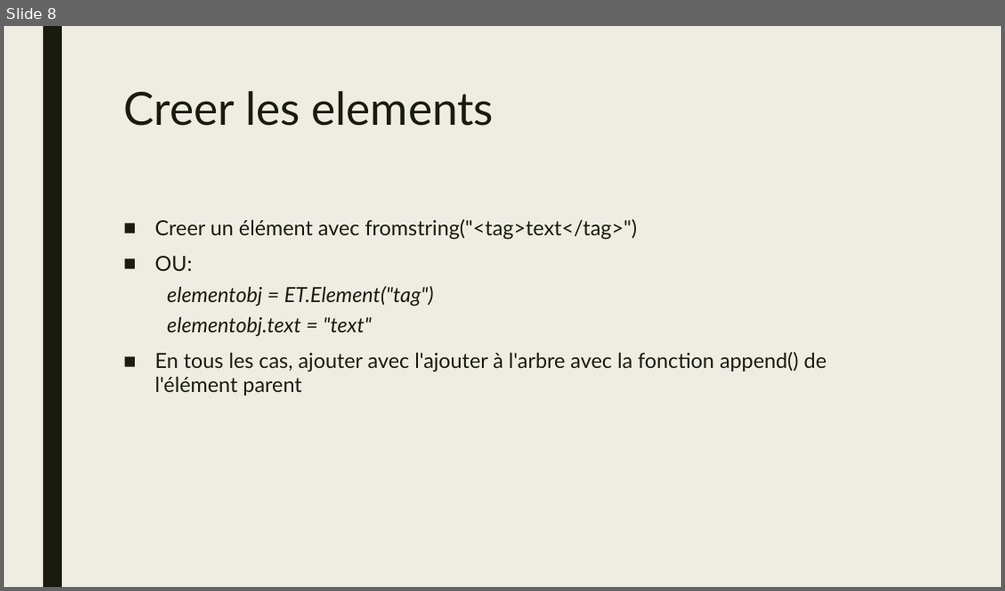
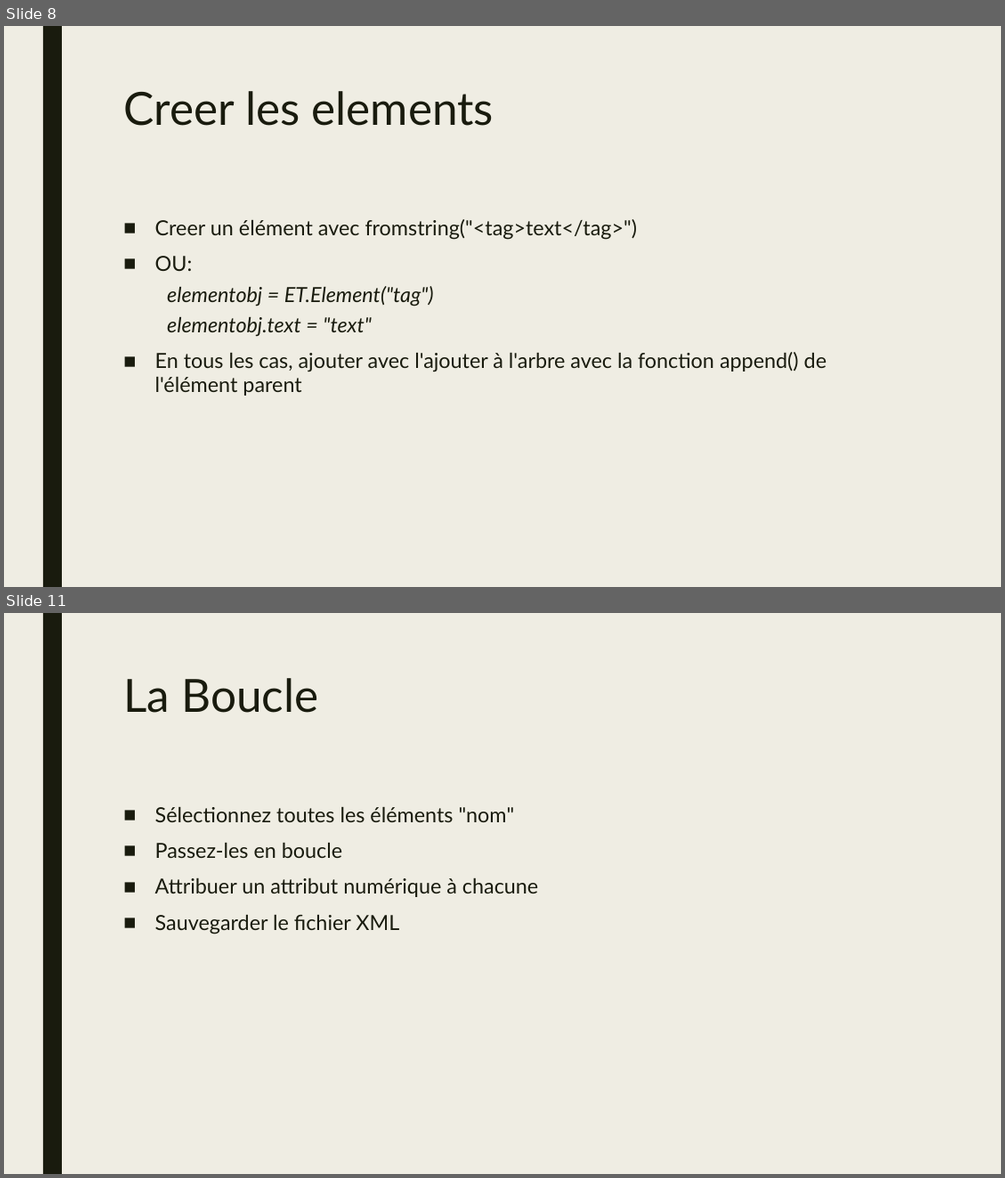
Before and after one commit to jamesgawley/xml, a slide deck: atelier_xml.pptx. Shown one above the other, each under a label of ours: slide 8 before the commit, slides 8 and 11 after it; the slides between them are not shown. The pictures are 1005x591 and 1005x1178 pixels, drawn with LibreOffice and Linux fonts; fonts in the diff are those of the drawing. Boxes give left, top, right and bottom in pixels: in the first picture for what was removed or moved away, otherwise in the second. Text is boxed around its words. In the diff, an @@ line names an element or a change of style, - is before the commit and + after.

```diff
--- a/atelier_xml.pptx
+++ b/atelier_xml.pptx
@@ slide 11 added at (4,613,1001,1174), background #EFEDE3; not listed: 1 template element that a slide beside it also shows @@
@@ title added at (123,678,318,713), 44 pt, text #191B0E @@
+La Boucle
@@ text added at (155,806,538,934), 20 pt, text #191B0E @@
+■ Sélectionnez toutes les éléments "nom"
+■ Passez-les en boucle
+■ Attribuer un attribut numérique à chacune
+■ Sauvegarder le fichier XML
```
Also in this commit, not shown: 2 slides changed, 1 other file.
